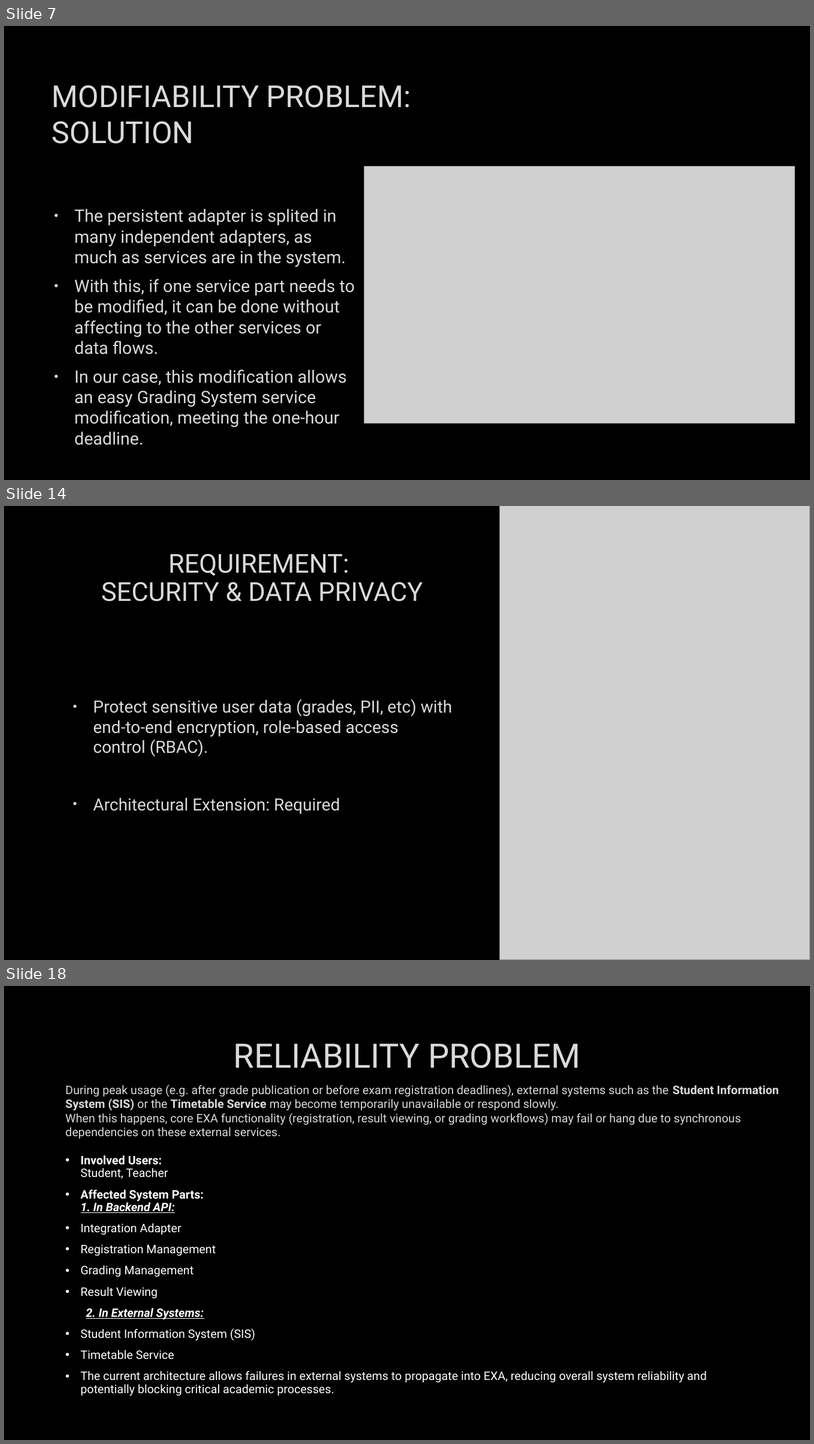
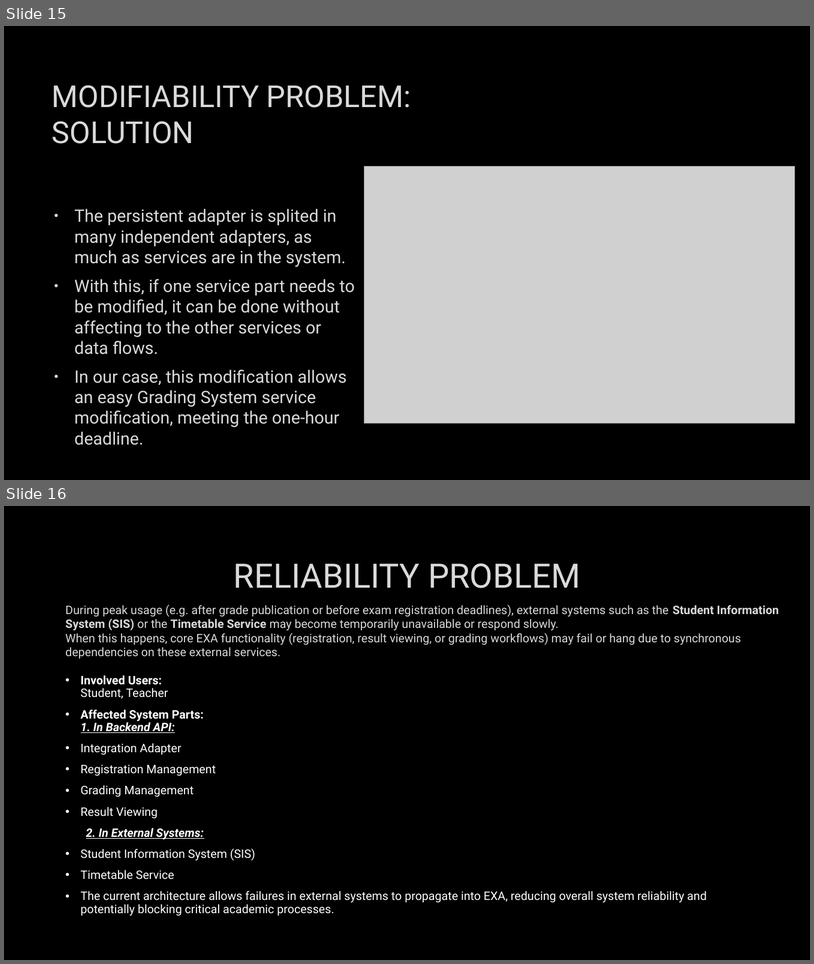
Before and after one commit to mayembe-martin/software_architecture_schedules, a slide deck: M2/Presentation_Qualities.pptx. Shown one above the other, each under a label of ours: slides 7, 14 and 18 before the commit, slides 15 and 16 after it; the slides between them are not shown. The pictures are 814x1444 and 814x964 pixels, drawn with LibreOffice and Linux fonts; fonts in the diff are those of the drawing; grey boxes stand for pictures; background and template pictures are left out. Boxes give left, top, right and bottom in pixels: in the first picture for what was removed or moved away, otherwise in the second. Text is boxed around its words. In the diff, an @@ line names an element or a change of style, - is before the commit and + after.

```diff
--- a/M2/Presentation_Qualities.pptx
+++ b/M2/Presentation_Qualities.pptx
@@ slide 14 removed at (4,506,810,960), background picture (left out) @@
@@ picture removed at (500,506,810,960) @@
@@ picture removed at (508,506,810,960) @@
@@ title removed at (101,553,423,601) @@
-REQUIREMENT:
-SECURITY & DATA PRIVACY
@@ text removed at (93,699,452,814) @@
-• Protect sensitive user data (grades, PII, etc) with end-to-end encryption, role-based access control (RBAC).
-• Architectural Extension: Required
@@ what was slide 7 is now slide 15 @@
@@ what was slide 18 is now slide 16 @@
```
Also in this commit, not shown: 2 slides changed, 5 slides added, 6 other slides removed.
